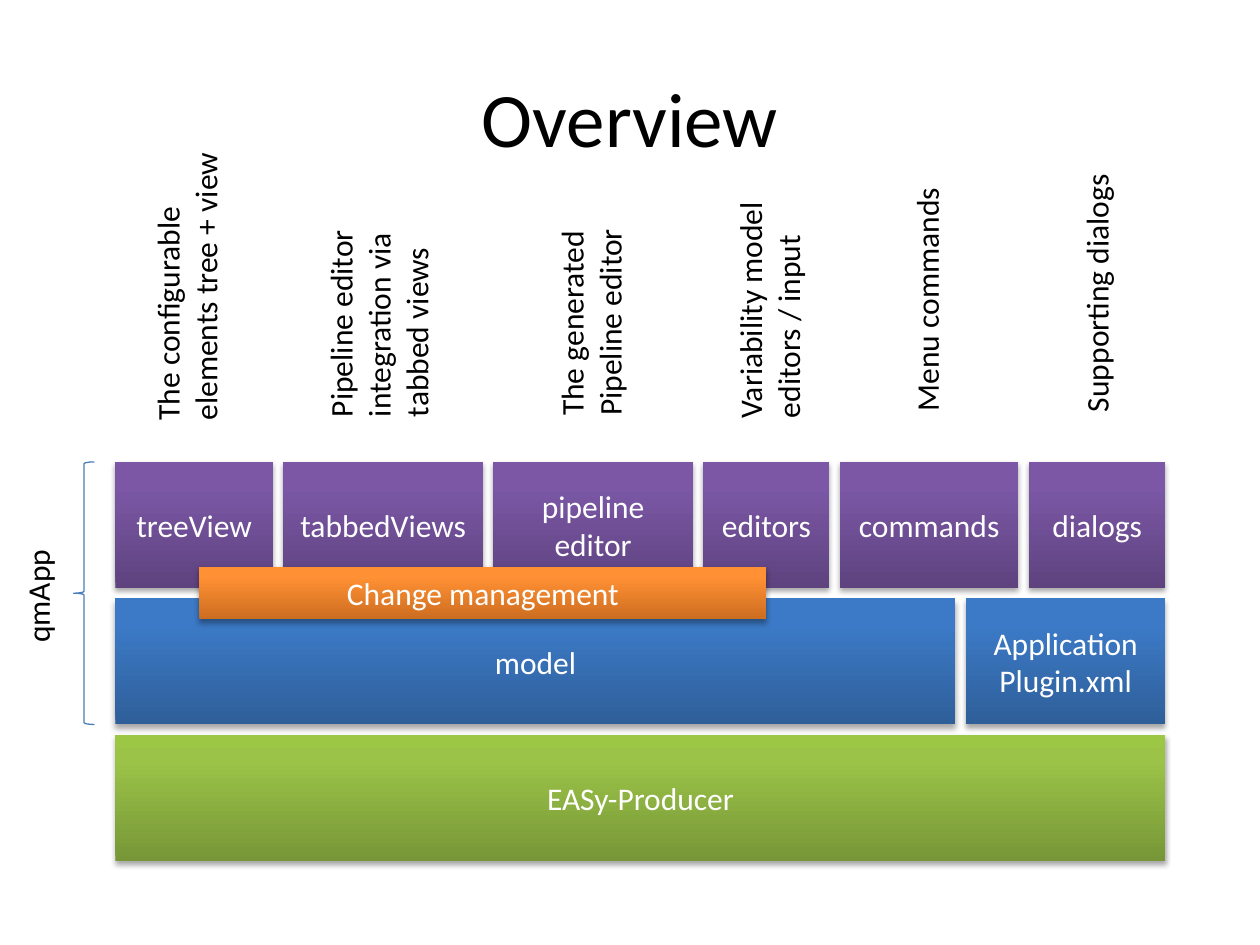
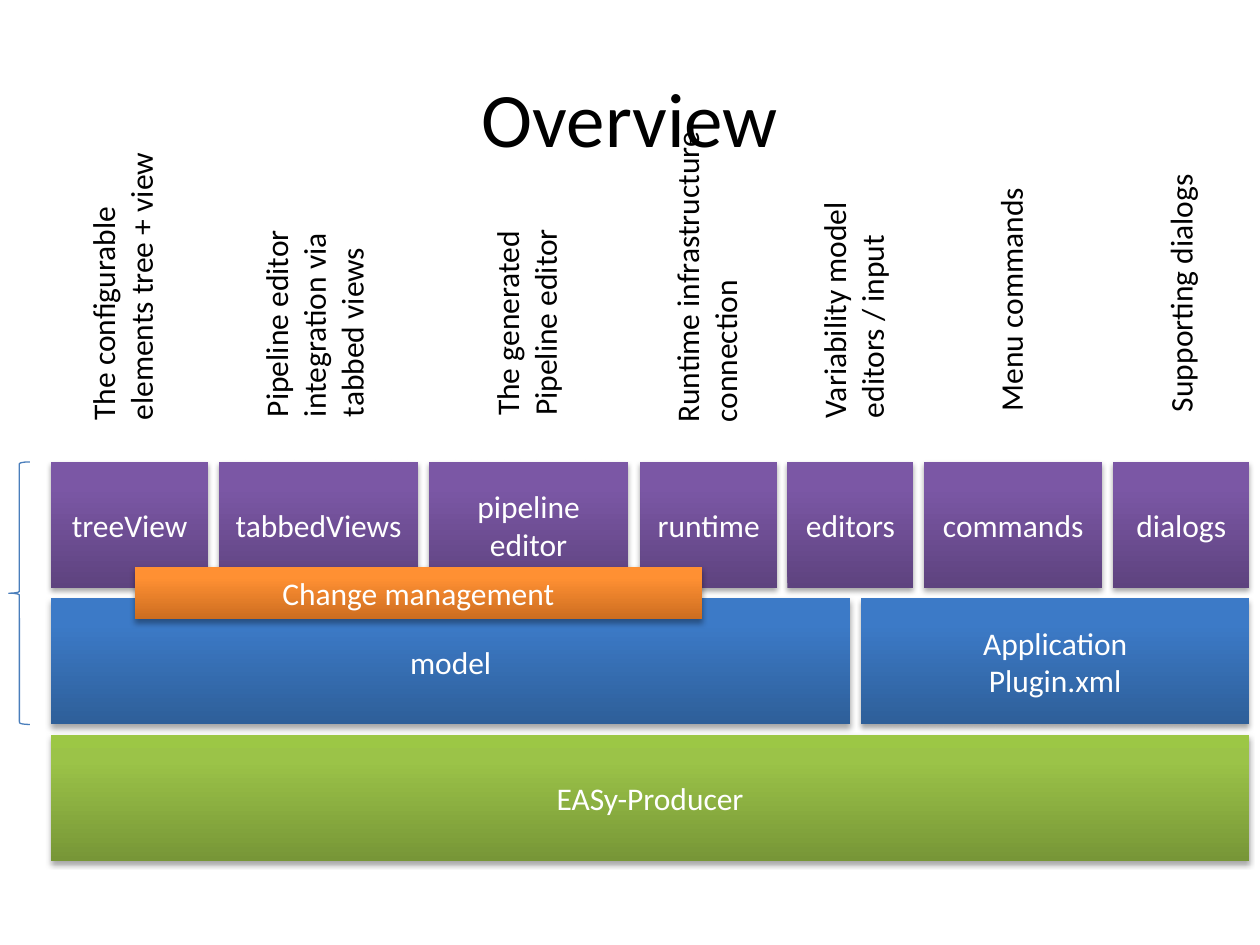
Before and after one commit to QualiMaster/QM-IConf, a slide deck: slide 5 of QualiMasterApplication/documentation/architecture.pptx. Drawn at 1260x945 pixels with LibreOffice and Linux fonts; fonts in the diff are those of the drawing. Boxes give left, top, right and bottom in pixels: in the first picture for what was removed or moved away, otherwise in the second. Text is boxed around its words. In the diff, an @@ line names an element or a change of style, - is before the commit and + after.

Commit message:
documentation update, Runtime menu moved

```diff
--- a/QualiMasterApplication/documentation/architecture.pptx
+++ b/QualiMasterApplication/documentation/architecture.pptx
@@ text added at (669, 149, 745, 419), 18 pt, text #000000 @@
+Runtime infrastructure
+connection
@@ 4 rectangles, 3 texts, 1 left brace: place and size @@
-4 rectangles, 3 texts, 1 left brace at (73, 158, 766, 724)
+4 rectangles, 3 texts, 1 left brace at (9, 158, 702, 724)
@@ rectangle added at (640, 462, 776, 588), fill gradient #5F4480 to #7B58A6 to #7C57A8, 18 pt, text #FFFFFF @@
+runtime
@@ 3 rectangles, 3 texts: place and size @@
-3 rectangles, 3 texts at (703, 184, 1166, 588)
+3 rectangles, 3 texts at (788, 184, 1249, 588)
@@ text removed at (20, 559, 58, 640) @@
-qmApp
@@ rectangle "model": place and size @@
-rectangle "model" at (116, 598, 956, 724)
+rectangle "model" at (50, 598, 850, 724)
@@ rectangle "Application": place and size @@
-rectangle "Application" at (966, 598, 1166, 724)
+rectangle "Application" at (861, 598, 1249, 724)
@@ rectangle "EASy-Producer": place and size @@
-rectangle "EASy-Producer" at (116, 735, 1166, 861)
+rectangle "EASy-Producer" at (50, 735, 1249, 861)
```
Also in this commit, not shown: 1 other slide changed, 1 slide added, 2 other files.
